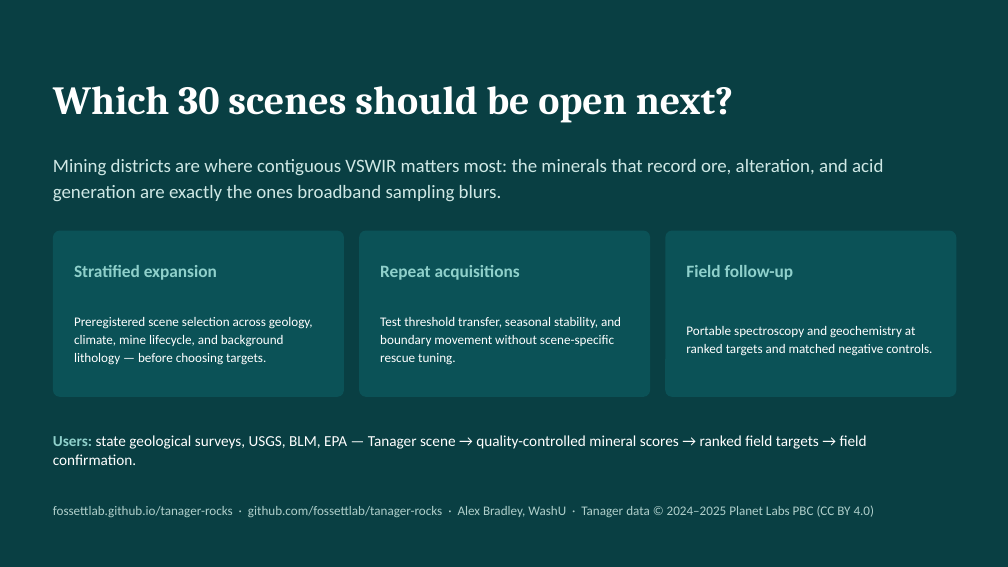
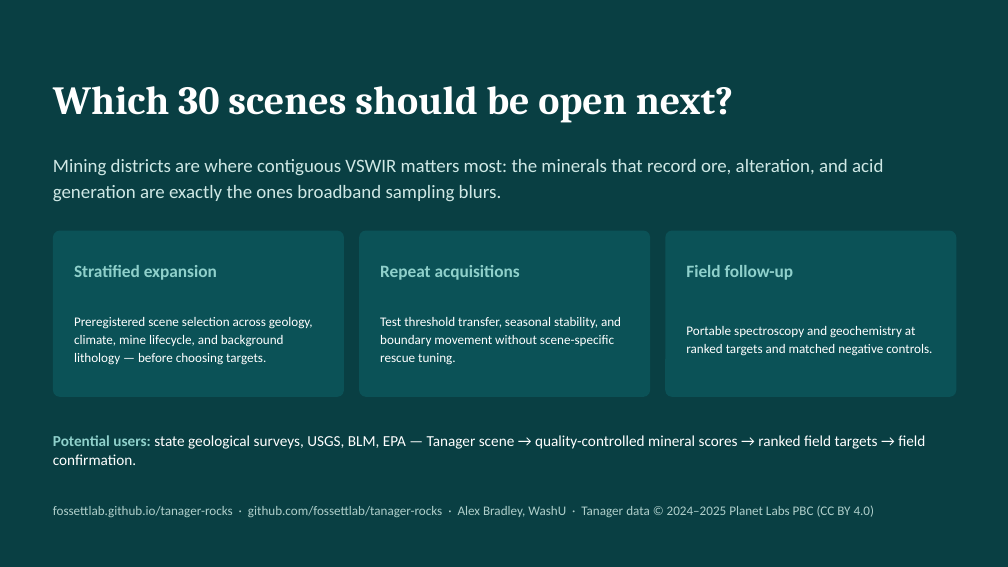
Before and after one commit to fossettlab/tanager-minmap, a slide deck: slide 9 of submission/tanager_rocks_deck.pptx. Drawn at 1008x567 pixels with LibreOffice and Linux fonts; fonts in the diff are those of the drawing. Boxes give left, top, right and bottom in pixels: in the first picture for what was removed or moved away, otherwise in the second. Text is boxed around its words. In the diff, an @@ line names an element or a change of style, - is before the commit and + after.

Commit message:
Contingent framing for intended users; verb-led screening heading

```diff
--- a/submission/tanager_rocks_deck.pptx
+++ b/submission/tanager_rocks_deck.pptx
@@ text at box(53, 435, 925, 465): text changed @@
-Users: state geological surveys, USGS, BLM, EPA — Tanager scene → quality-controlled mineral scores → ranked field targets → field confirmation.
+Potential users: state geological surveys, USGS, BLM, EPA — Tanager scene → quality-controlled mineral scores → ranked field targets → field confirmation.
```
Also in this commit, not shown: 2 other files.
